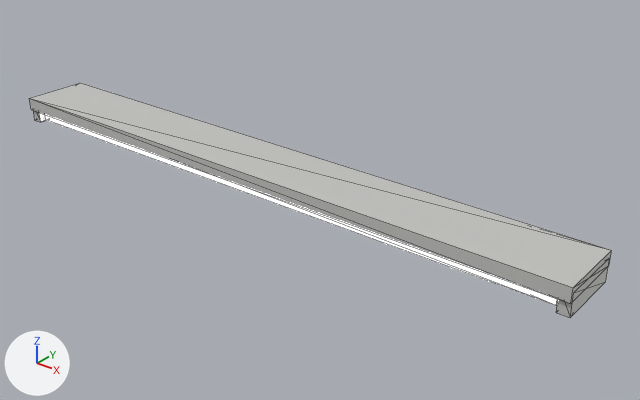
An edit to the glTF model public/assets/models/school/fluorescent.glb, drawn before and after from the same camera.
Camera for both pictures: a camera (50 mm lens) standing at (1.93, -2.11, 1.23) and looking at (0.17, 0.09, -0.14). The lights are fixed; the arrows at lower left show +X, +Y and +Z. The first picture is the older version. Mesh edges are drawn as thin lines. Vertices at exactly the same position are counted once.

Objects in the first picture: 'Fluorescent'.
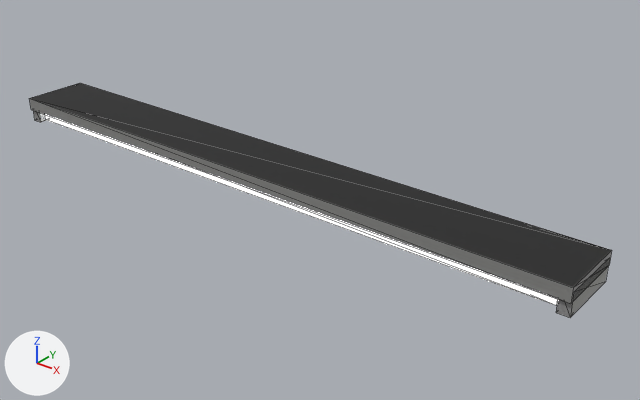
Where the newer file only moved an object's origin or applied its transform, the numbers keep the older frame.

The change, as a diff of the scene's bpy script:
```diff
--- a/public/assets/models/school/fluorescent.glb.py
+++ b/public/assets/models/school/fluorescent.glb.py
@@ img_fluorescent_shade @@
+img_fluorescent_shade = load_image('Fluorescent_Shade', '_unpacked/Fluorescent_Shade', 512, 512, 'sRGB')
@@ mat_fixturehousing @@
 mat_fixturehousing = principled_material('FixtureHousing')
-mat_fixturehousing.base_color = (0.6, 0.6, 0.58)  # light grey #cbcbc8
+mat_fixturehousing.texture = img_fluorescent_shade
 mat_fixturehousing.metallic = 0.2
@@ me_cube @@
 # used by ob_fluorescent; location = (0.0, 0.0, -0.025)
-me_cube.from_pydata(...)  # 32 vertices, 48 faces; spans x -1.2..1.2, y -0.13..0.13, z -0.07..0.03
+me_cube.from_pydata(...)  # 32 vertices, 48 faces; spans x -1.2..1.2, y -0.13..0.13, z -0.07..0.02
+# me_cube part 1: 48 kept faces spanning x -1.2..1.2, y -0.13..0.13, z -0.07..0.02 get new texture (UV) coordinates
 me_cube.materials.append(mat_fixturehousing)
```

What differs and where, as boxes [x1, y1, x2, y2] in the pictures (640 x 400 px):
'Fluorescent', surface changed (light grey to grey)
    both: [29, 83, 612, 318]
